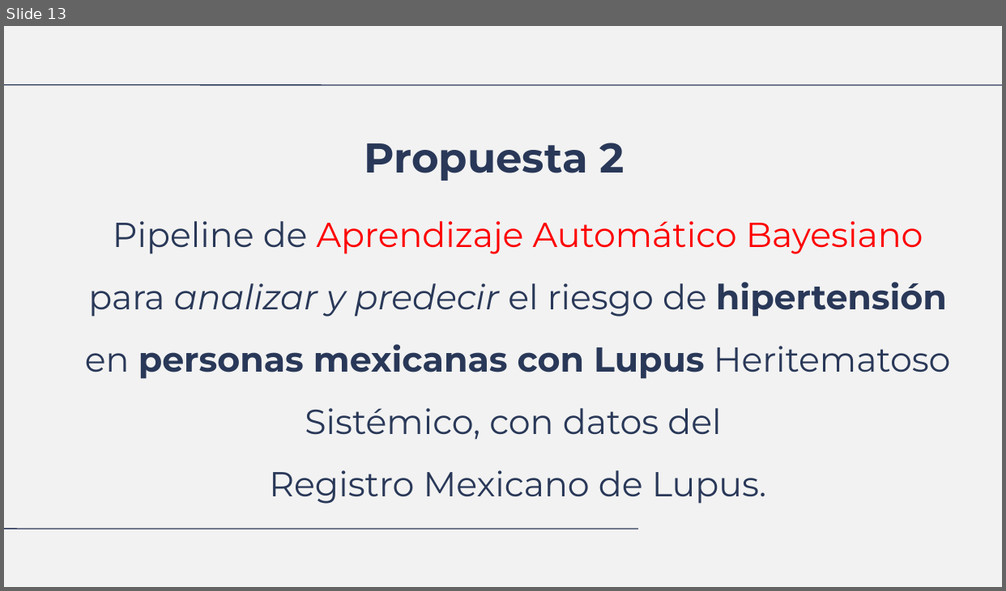
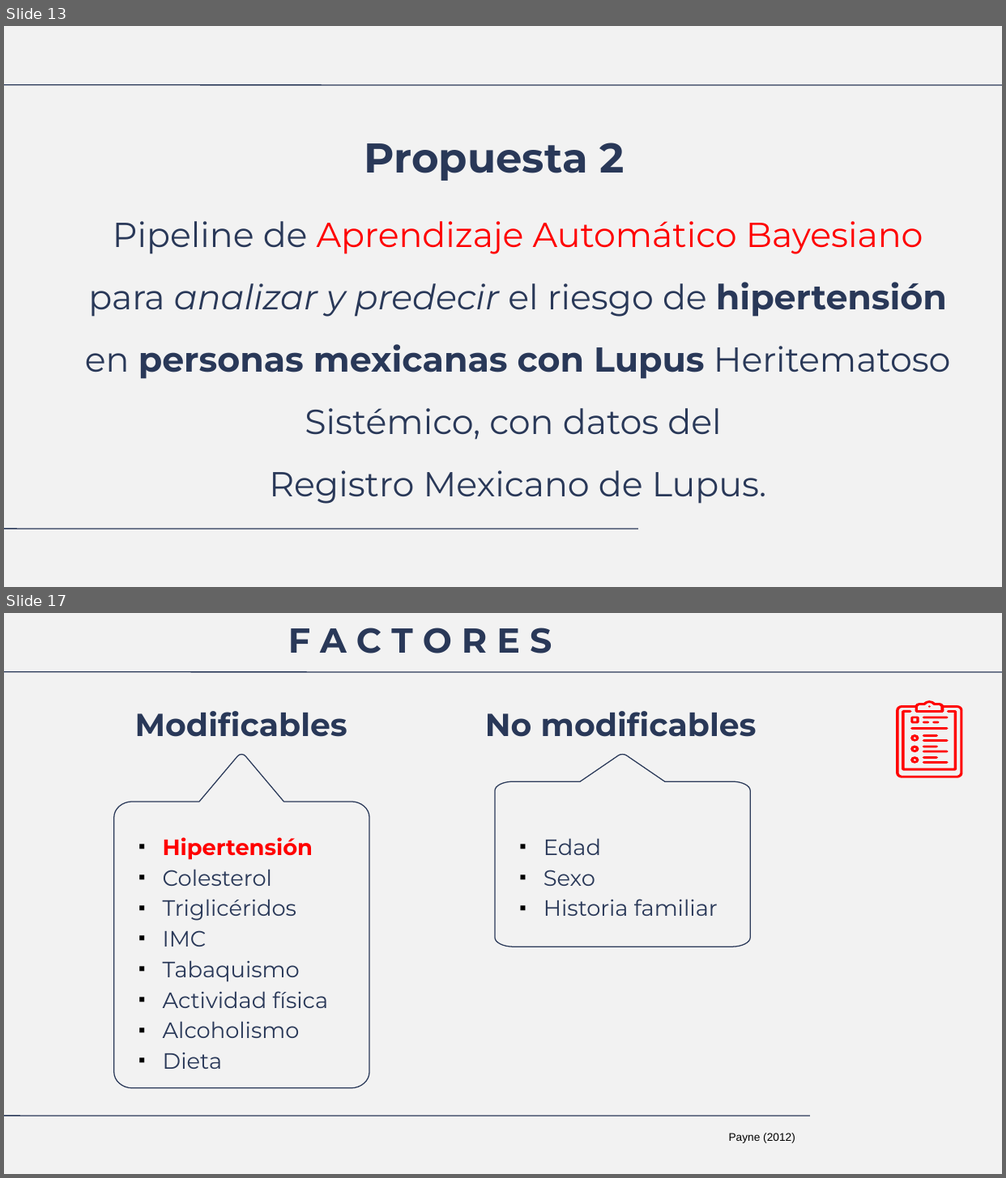
Before and after one commit to LuisDomingo/Proy_Bioinfo_Data_Analysis, a slide deck: index.odp. Shown one above the other, each under a label of ours: slide 13 before the commit, slides 13 and 17 after it; the slides between them are not shown. The pictures are 1006x591 and 1006x1178 pixels, drawn with LibreOffice and Linux fonts; fonts in the diff are those of the drawing. Boxes give left, top, right and bottom in pixels: in the first picture for what was removed or moved away, otherwise in the second. Text is boxed around its words. In the diff, an @@ line names an element or a change of style, - is before the commit and + after.

```diff
--- a/index.odp
+++ b/index.odp
@@ slide 17 added at bbox=[4, 613, 1002, 1174], background #F2F2F2 @@
@@ title added at bbox=[288, 628, 552, 653], 25 pt, text #293858, bold @@
+F A C T O R E S
@@ line added from (4, 672) to (1002, 672), #293858 0.74 pt @@
@@ title added at bbox=[135, 711, 347, 737], 23 pt, text #293858, bold @@
+Modificables
@@ title added at bbox=[485, 711, 756, 737], 23 pt, text #293858, bold @@
+No modificables
@@ group added at bbox=[896, 700, 963, 779]: 17 freeform shapes @@
@@ freeform shape added at bbox=[114, 755, 369, 1089], outline #293858 0.74 pt @@
@@ freeform shape added at bbox=[495, 755, 751, 948], outline #293858 0.74 pt @@
@@ text added at bbox=[163, 837, 328, 1069], 16 pt, text #293858 @@
+■ Hipertensión
+■ Colesterol
+■ Triglicéridos
+■ IMC
+■ Tabaquismo
+■ Actividad física
+■ Alcoholismo
+■ Dieta
@@ text added at bbox=[543, 838, 718, 916], 16 pt, text #293858 @@
+■ Edad
+■ Sexo
+■ Historia familiar
@@ line added from (4, 1116) to (809, 1116), #293858 0.74 pt @@
@@ text added at bbox=[729, 1133, 795, 1144], 8 pt, text #000000 @@
+Payne (2012)
```
Also in this commit, not shown: 3 slides changed, 7 other slides added, 37 other files.
